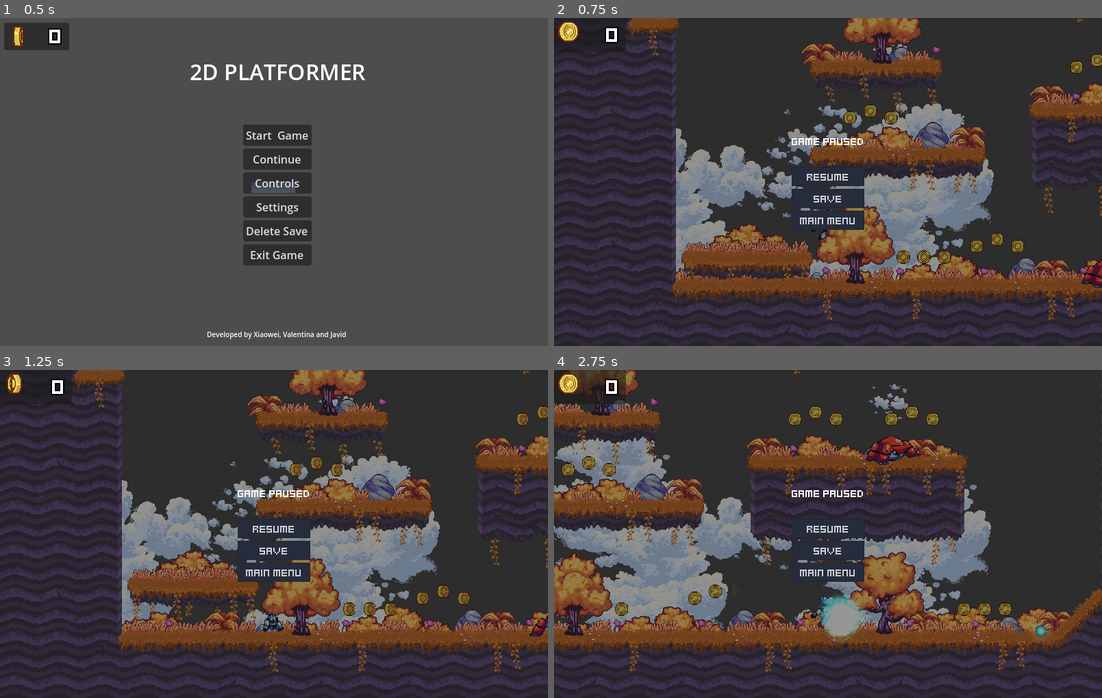
Above: before the commit, frames 1-4 (two rows, left to right).
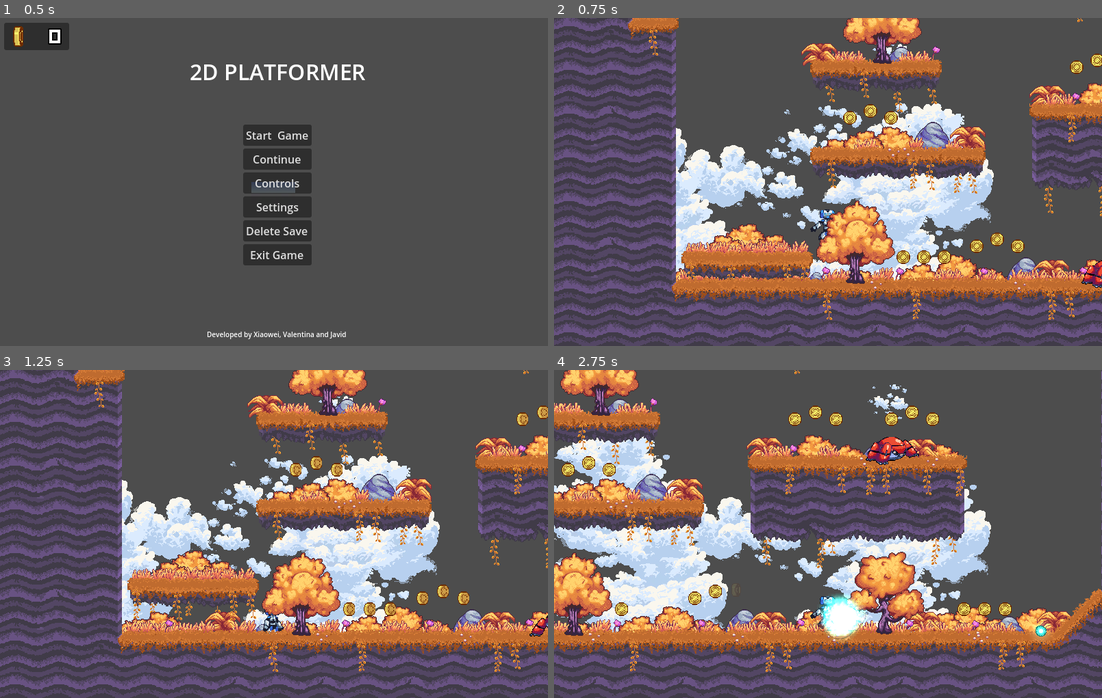
Above: after the commit, the same moments.

Repository: javidwaldron/2D-Platformer
Game: Godot game, scene res://main_menu.tscn
The game is run twice, just before and just after one commit, with the same random seed, the same clock (stepped at 60 frames per second) and the same inputs.
Inputs (mouse positions are in pixels of both pictures, inside the frame that each line leads up to):
- Up to frame 1 (0.5 s): no input
- Up to frame 2 (0.75 s): click "Start Game" at 0.5 s
- Up to frame 3 (1.25 s): no input
- Up to frame 4 (2.75 s): tap Enter at 1.25 s; move the mouse to (948, 517) at 1.27 s; hold Right (move_right) from 1.28 s (still down); tap Space (shoot) at 1.35, 2.1 s; click (948, 517) at 1.42 s; tap Up (jump) at 1.52, 2.27 s; move the mouse to (718, 550) at 2.02 s

Frame 1 is identical in both runs. In frame 2, 100% of the frame differs, in the area x 0-100%, y 0-100%; in frame 3, 100%; in frame 4, 100%.
Error before the commit: Parse Error: Identifier "GlobalState" not declared in the current scope. (res://gui/pause_menu.gd:91)

Commit message:
can save now

Diff:
--- a/2dPlatformeer/GlobalState.gd
+++ b/2dPlatformeer/GlobalState.gd
@@ -1,11 +1,7 @@
 extends Node
 
 
-# Called when the node enters the scene tree for the first time.
-func _ready() -> void:
-	pass # Replace with function body.
-
-
-# Called every frame. 'delta' is the elapsed time since the previous frame.
-func _process(delta: float) -> void:
-	pass
+var player_position := Vector2.ZERO
+var player_health := 100
+var coins := 0
+var current_level := "Level1"
--- a/2dPlatformeer/gui/pause_menu.gd
+++ b/2dPlatformeer/gui/pause_menu.gd
@@ -95,12 +95,6 @@
 			"name": get_tree().current_scene.name,
 			"coins_collected": CoinsRemaining.currentcoin
 		},
-		"enemies": [
-			{"id": 1, "position": Vector2(500, 300), "alive": false}
-		],
-		"settings": {
-			"fullscreen": DisplayServer.window_get_mode() == DisplayServer.WINDOW_MODE_FULLSCREEN
-		}
 	}
 
 	var json_string = JSON.stringify(save_data)
--- a/2dPlatformeer/gui/pause_menu.tscn
+++ b/2dPlatformeer/gui/pause_menu.tscn
@@ -14,8 +14,6 @@
 grow_vertical = 2
 theme = ExtResource("1")
 script = ExtResource("2")
-fade_in_duration = null
-fade_out_duration = null
 
 [node name="ColorRect" type="ColorRect" parent="."]
 layout_mode = 1
@@ -67,4 +65,5 @@
 offset_bottom = 50.0
 
 [connection signal="pressed" from="ColorRect/CenterContainer/VBoxContainer/ResumeButton" to="." method="_on_resume_button_pressed"]
+[connection signal="pressed" from="ColorRect/CenterContainer/VBoxContainer/SaveButton" to="." method="_on_save_button_pressed"]
 [connection signal="pressed" from="ColorRect/CenterContainer/VBoxContainer/QuitButton" to="." method="_on_quit_button_pressed"]
--- a/2dPlatformeer/gui/pause_menu_singleplayer.tscn
+++ b/2dPlatformeer/gui/pause_menu_singleplayer.tscn
@@ -3,5 +3,5 @@
 [ext_resource type="PackedScene" uid="uid://dh71g61cm8k44" path="res://gui/pause_menu.tscn" id="1_pwe1t"]
 
 [node name="PauseMenu" instance=ExtResource("1_pwe1t")]
-fade_in_duration = null
-fade_out_duration = null
+fade_in_duration = 0.3
+fade_out_duration = 0.2
--- a/2dPlatformeer/gui/pause_menu_splitscreen.tscn
+++ b/2dPlatformeer/gui/pause_menu_splitscreen.tscn
@@ -3,8 +3,8 @@
 [ext_resource type="PackedScene" uid="uid://dh71g61cm8k44" path="res://gui/pause_menu.tscn" id="1_x3hgi"]
 
 [node name="PauseMenu" instance=ExtResource("1_x3hgi")]
-fade_in_duration = null
-fade_out_duration = null
+fade_in_duration = 0.3
+fade_out_duration = 0.2
 
 [node name="SingleplayerButton" type="Button" parent="ColorRect/CenterContainer/VBoxContainer" index="3"]
 visible = false
--- a/2dPlatformeer/project.godot
+++ b/2dPlatformeer/project.godot
@@ -27,6 +27,7 @@
 
 Music="*res://music.tscn"
 CoinsRemaining="*res://coins_remaining.gd"
+GlobalState="*res://GlobalState.gd"
 
 [display]
 
